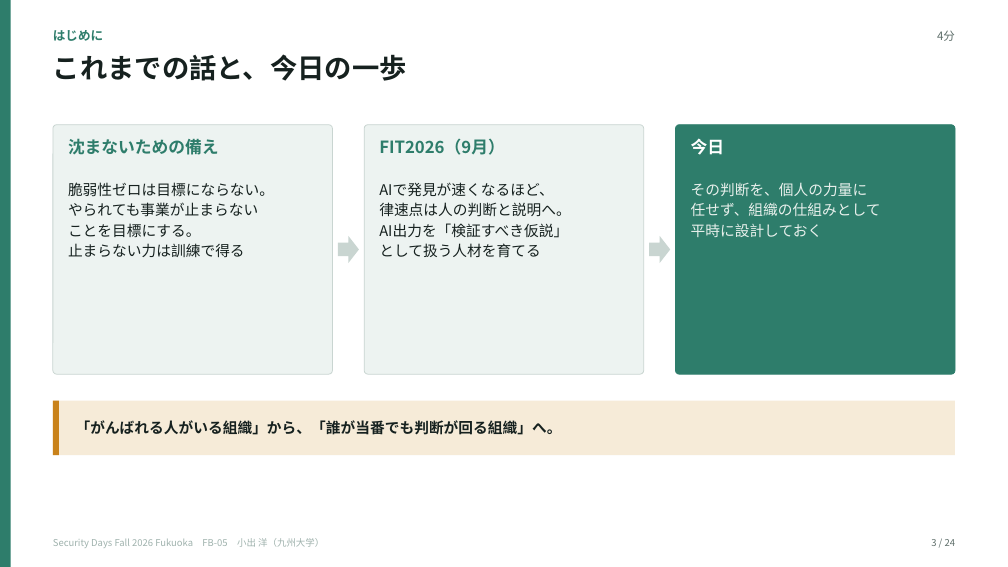
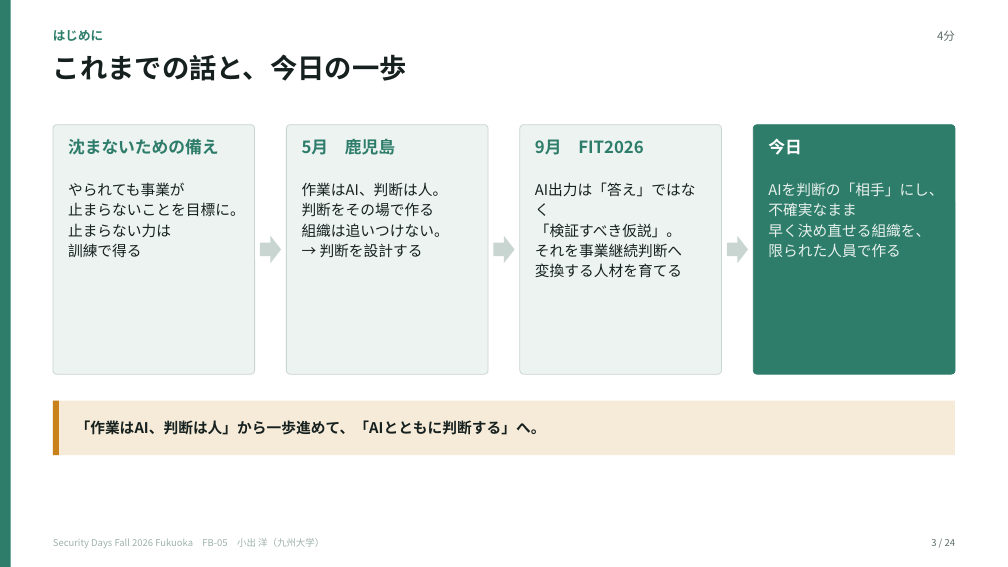
Before and after one commit to koide55/CompOutline, a slide deck: slide 3 of talks/2026-10-16-secd-fukuoka/SecurityDays2026Fukuoka_FB-05_小出.pptx. Drawn at 1008x567 pixels with LibreOffice and Linux fonts; fonts in the diff are those of the drawing. Boxes give left, top, right and bottom in pixels: in the first picture for what was removed or moved away, otherwise in the second. Text is boxed around its words. In the diff, an @@ line names an element or a change of style, - is before the commit and + after.

```diff
--- a/talks/2026-10-16-secd-fukuoka/SecurityDays2026Fukuoka_FB-05_小出.pptx
+++ b/talks/2026-10-16-secd-fukuoka/SecurityDays2026Fukuoka_FB-05_小出.pptx
@@ rounded rectangle: place and size @@
-rounded rectangle at [53, 125, 333, 374]
+rounded rectangle at [53, 125, 255, 374]
@@ rounded rectangle: place and size @@
-rounded rectangle at [364, 125, 644, 374]
+rounded rectangle at [287, 125, 488, 374]
@@ text at [302, 139, 395, 155]: text changed @@
-FIT2026（9月）
+5月 鹿児島
@@ rounded rectangle added at [520, 125, 722, 374], fill #EDF3F1, outline #C9D5D1 0.75 pt @@
@@ text added at [535, 139, 643, 155], 16 pt, text #2E7D6B, bold @@
+9月 FIT2026
@@ proportions changed in 3 elements at [53, 125, 255, 374], [287, 125, 488, 374], [753, 125, 955, 374] @@
@@ rounded rectangle: place and size @@
-rounded rectangle at [676, 125, 956, 374]
+rounded rectangle at [753, 125, 955, 374]
@@ text "今日": place and size @@
-text "今日" at [691, 138, 725, 155]
+text "今日" at [768, 138, 802, 155]
@@ text at [68, 182, 245, 257]: text changed @@
-脆弱性ゼロは目標にならない。
-やられても事業が止まらない
-ことを目標にする。
-止まらない力は訓練で得る
+やられても事業が
+止まらないことを目標に。
+止まらない力は
+訓練で得る
@@ text at [302, 182, 449, 257]: text changed @@
-AIで発見が速くなるほど、
-律速点は人の判断と説明へ。
-AI出力を「検証すべき仮説」
-として扱う人材を育てる
+作業はAI、判断は人。
+判断をその場で作る
+組織は追いつけない。
+→ 判断を設計する
@@ text at [535, 182, 695, 277]: text changed; text colour #E8F0EC to #16211F @@
-その判断を、個人の力量に
-任せず、組織の仕組みとして
-平時に設計しておく
+AI出力は「答え」ではなく
+「検証すべき仮説」。
+それを事業継続判断へ
+変換する人材を育てる
@@ text added at [768, 182, 943, 257], 14 pt, text #E8F0EC @@
+AIを判断の「相手」にし、
+不確実なまま
+早く決め直せる組織を、
+限られた人員で作る
@@ right arrow: place and size @@
-right arrow at [338, 236, 359, 263]
+right arrow at [260, 236, 281, 263]
@@ right arrow: place and size @@
-right arrow at [650, 236, 671, 263]
+right arrow at [494, 236, 515, 263]
@@ right arrow added at [727, 236, 748, 263], fill #C9D5D1 @@
@@ text at [76, 420, 546, 435]: text changed @@
-「がんばれる人がいる組織」から、「誰が当番でも判断が回る組織」へ。
+「作業はAI、判断は人」から一歩進めて、「AIとともに判断する」へ。
```
Also in this commit, not shown: 13 other slides changed, 1 slide added, 1 slide removed, 3 other files.
